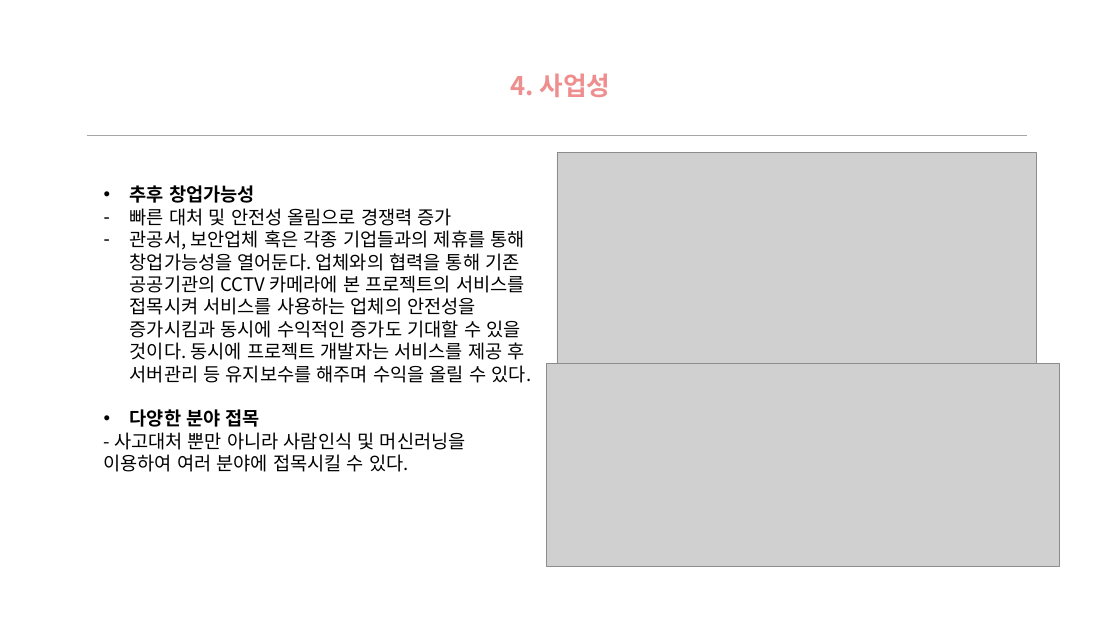
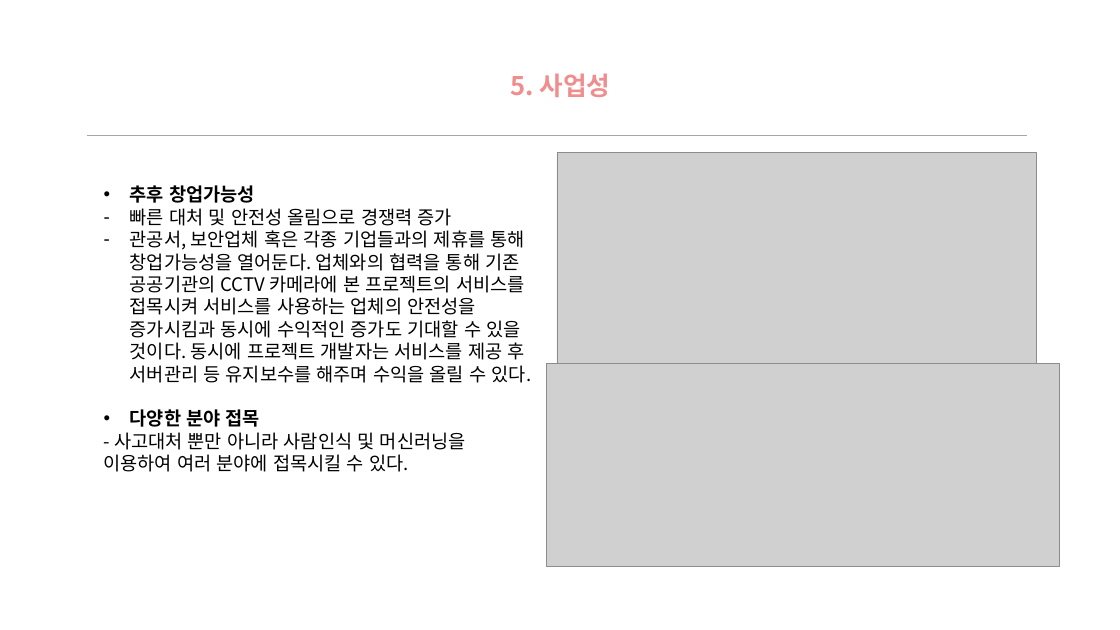
Before and after one commit to jinujeon/ICE_CAP, a slide deck: slide 7 of Docs/제안서_EDUM.pptx. Drawn at 1120x630 pixels with LibreOffice and Linux fonts; fonts in the diff are those of the drawing; grey boxes stand for pictures; background and template pictures are left out. Boxes give left, top, right and bottom in pixels: in the first picture for what was removed or moved away, otherwise in the second. Text is boxed around its words. In the diff, an @@ line names an element or a change of style, - is before the commit and + after.

```diff
--- a/Docs/제안서_EDUM.pptx
+++ b/Docs/제안서_EDUM.pptx
@@ text at (510, 73, 611, 97): text changed @@
-4. 사업성
+5. 사업성
```
Also in this commit, not shown: 1 other slide changed.
